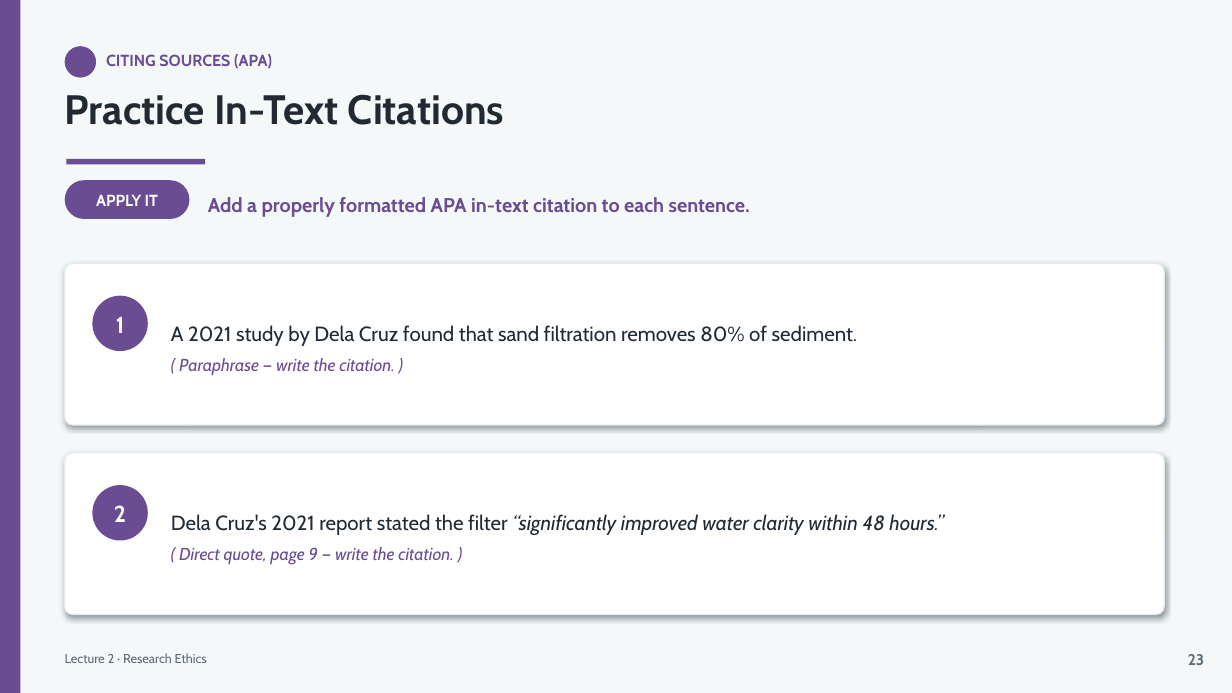
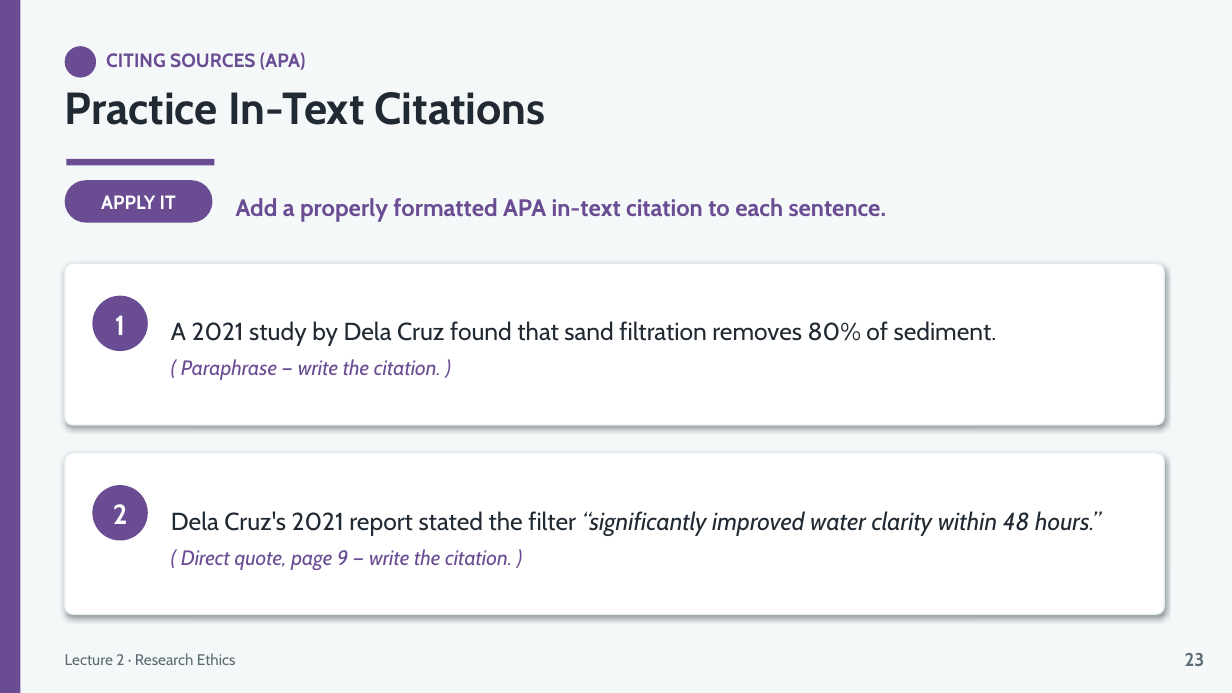
Before and after one commit to lestojas/physics, a slide deck: slide 25 of Lecture2-Research-Ethics.pptx. Drawn at 1232x693 pixels with LibreOffice and Linux fonts; fonts in the diff are those of the drawing. Boxes give left, top, right and bottom in pixels: in the first picture for what was removed or moved away, otherwise in the second. Text is boxed around its words. In the diff, an @@ line names an element or a change of style, - is before the commit and + after.

```diff
--- a/Lecture2-Research-Ethics.pptx
+++ b/Lecture2-Research-Ethics.pptx
@@ text "CITING SOURCES (APA)" at <box>106,52,305,70</box>: size 12.5 to 15 pt @@
@@ text "Practice In-Text Citations" at <box>65,92,546,125</box>: size 32 to 35 pt @@
@@ rectangle: place and size @@
-rectangle at <box>67,159,205,165</box>
+rectangle at <box>67,159,214,165</box>
@@ rounded rectangle "APPLY IT" at <box>65,180,213,223</box>: size 12.5 to 15 pt @@
@@ rounded rectangle "APPLY IT": place and size @@
-rounded rectangle "APPLY IT" at <box>65,180,189,219</box>
+rounded rectangle "APPLY IT" at <box>65,180,213,223</box>
@@ text "Add a properly formatted APA ...": place and size @@
-text "Add a properly formatted APA ..." at <box>208,197,750,217</box>
+text "Add a properly formatted APA ..." at <box>236,198,886,222</box>
@@ text "Add a properly formatted APA ..." at <box>236,198,886,222</box>: size 15.5 to 18.6 pt @@
@@ text "1" at <box>115,315,125,335</box>: size 18 to 21.6 pt @@
@@ text "A 2021 study by Dela ..." at <box>171,321,997,380</box>: size 16 to 19.2 pt in "A 2021 study by Dela Cruz found ..."; size 13.5 to 16.2 pt in "( Paraphrase — write the citation. )" @@
@@ text "Dela Cruz's 2021 report stated ..." at <box>171,511,1101,570</box>: size 16 to 19.2 pt in "Dela Cruz's 2021 report stated the filter ..."; size 13.5 to 16.2 pt in "( Direct quote, page 9 — write ..." @@
@@ text "2" at <box>113,504,128,524</box>: size 18 to 21.6 pt @@
@@ text "Lecture 2 · Research Ethics" at <box>65,653,235,665</box>: size 10 to 12 pt @@
@@ text "23" at <box>1185,653,1205,666</box>: size 12 to 14.4 pt @@
```
Also in this commit, not shown: 29 other slides changed, 1 other file.
